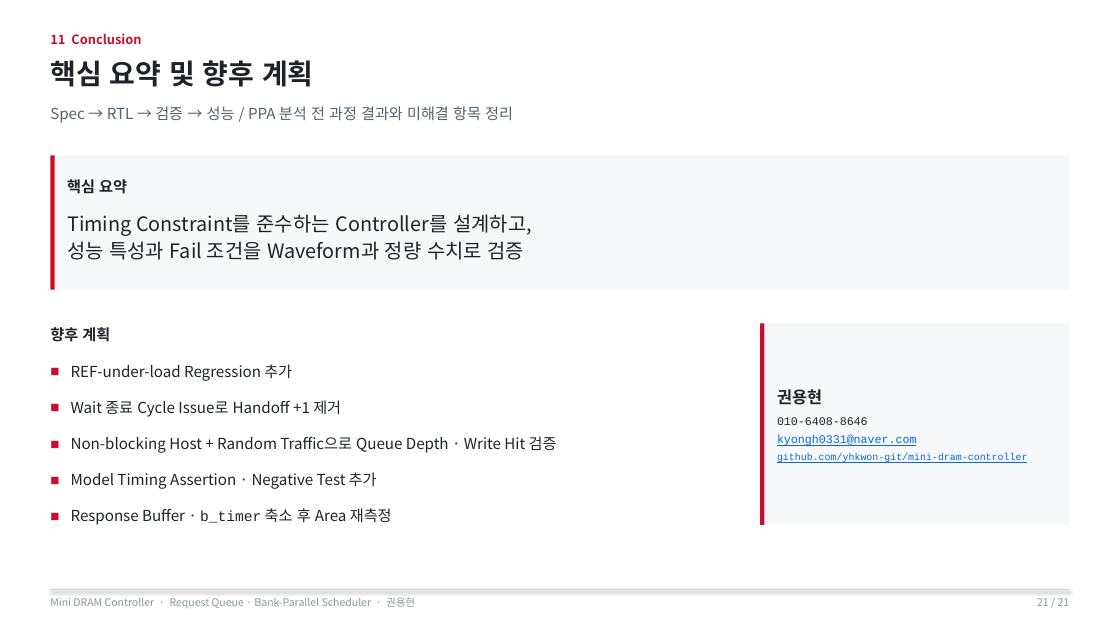
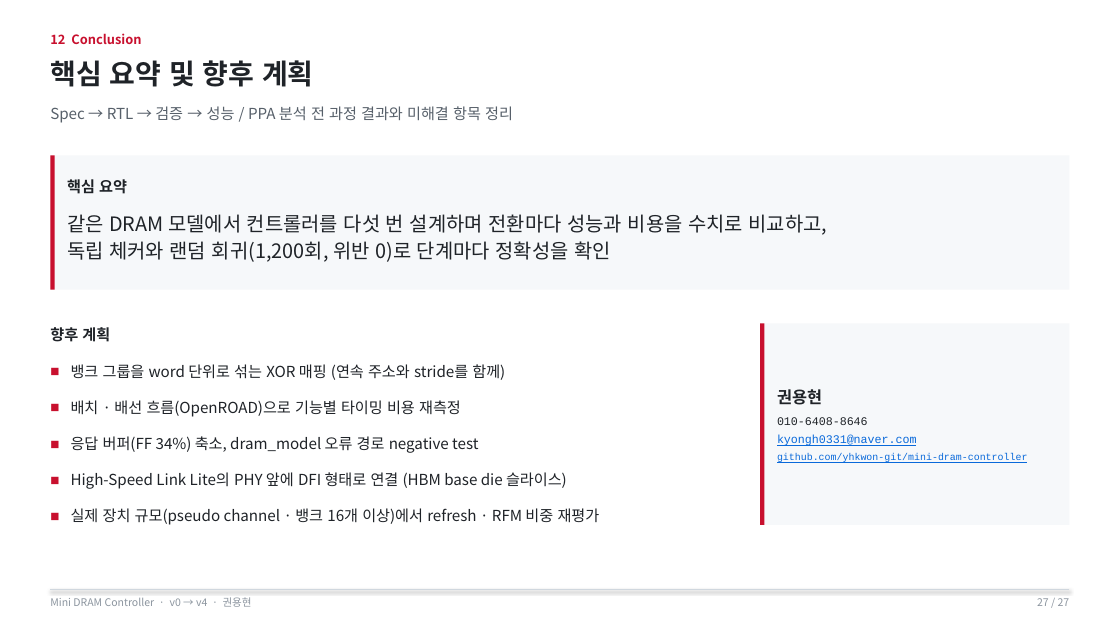
Before and after one commit to yhkwon-git/mini-dram-controller, a slide deck: slide 27 of portfolio-deck/MiniDramController_Portfolio.pptx (slide 21 before the commit). Drawn at 1120x630 pixels with LibreOffice and Linux fonts; fonts in the diff are those of the drawing. Boxes give left, top, right and bottom in pixels: in the first picture for what was removed or moved away, otherwise in the second. Text is boxed around its words. In the diff, an @@ line names an element or a change of style, - is before the commit and + after.

```diff
--- a/portfolio-deck/MiniDramController_Portfolio.pptx
+++ b/portfolio-deck/MiniDramController_Portfolio.pptx
@@ text at box(50, 33, 141, 44): text changed @@
-11 Conclusion
+12 Conclusion
@@ text at box(67, 214, 828, 262): text changed @@
-Timing Constraint를 준수하는 Controller를 설계하고,
-성능 특성과 Fail 조건을 Waveform과 정량 수치로 검증
+같은 DRAM 모델에서 컨트롤러를 다섯 번 설계하며 전환마다 성능과 비용을 수치로 비교하고,
+독립 체커와 랜덤 회귀(1,200회, 위반 0)로 단계마다 정확성을 확인
@@ text at box(71, 364, 600, 525): text changed @@
-■ REF-under-load Regression 추가
-■ Wait 종료 Cycle Issue로 Handoff +1 제거
-■ Non-blocking Host + Random Traffic으로 Queue Depth · Write Hit 검증
-■ Model Timing Assertion · Negative Test 추가
-■ Response Buffer · b_timer 축소 후 Area 재측정
+■ 뱅크 그룹을 word 단위로 섞는 XOR 매핑 (연속 주소와 stride를 함께)
+■ 배치 · 배선 흐름(OpenROAD)으로 기능별 타이밍 비용 재측정
+■ 응답 버퍼(FF 34%) 축소, dram_model 오류 경로 negative test
+■ High-Speed Link Lite의 PHY 앞에 DFI 형태로 연결 (HBM base die 슬라이스)
+■ 실제 장치 규모(pseudo channel · 뱅크 16개 이상)에서 refresh · RFM 비중 재평가
@@ text at box(50, 597, 252, 607): text changed @@
-Mini DRAM Controller · Request Queue · Bank-Parallel Scheduler · 권용현
+Mini DRAM Controller · v0 → v4 · 권용현
@@ text at box(1037, 598, 1070, 606): text changed @@
-21 / 21
+27 / 27
```
Also in this commit, not shown: 20 other slides changed, 6 slides added, 3 other files.
